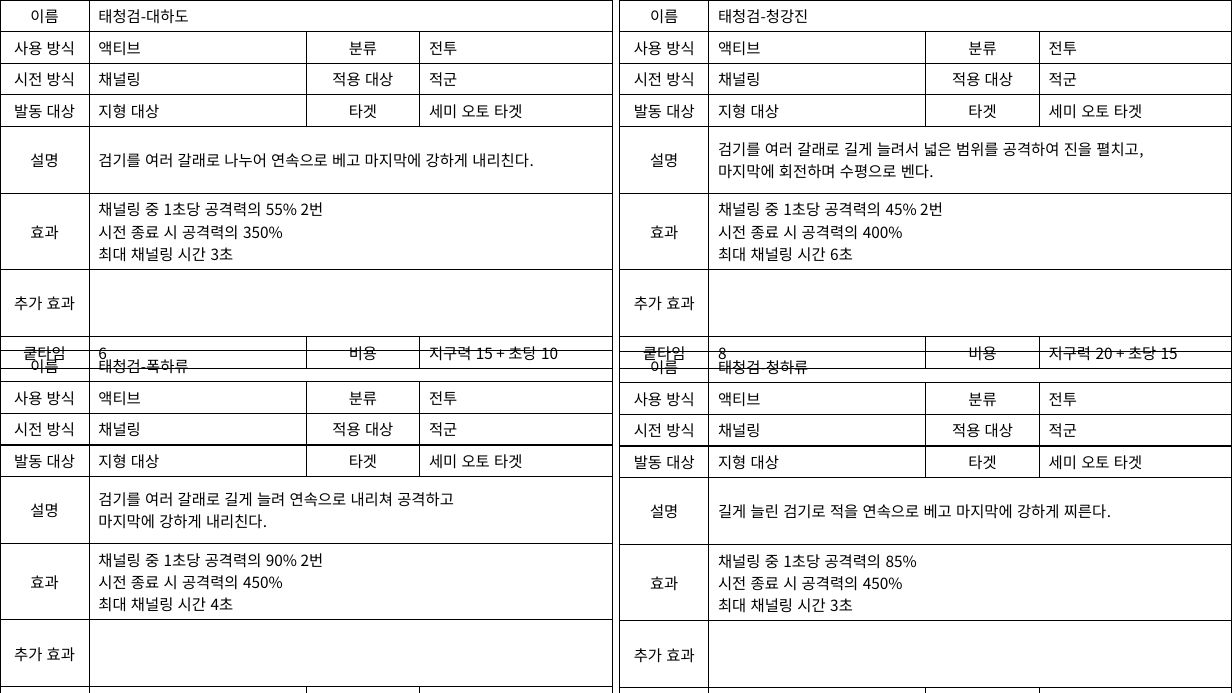
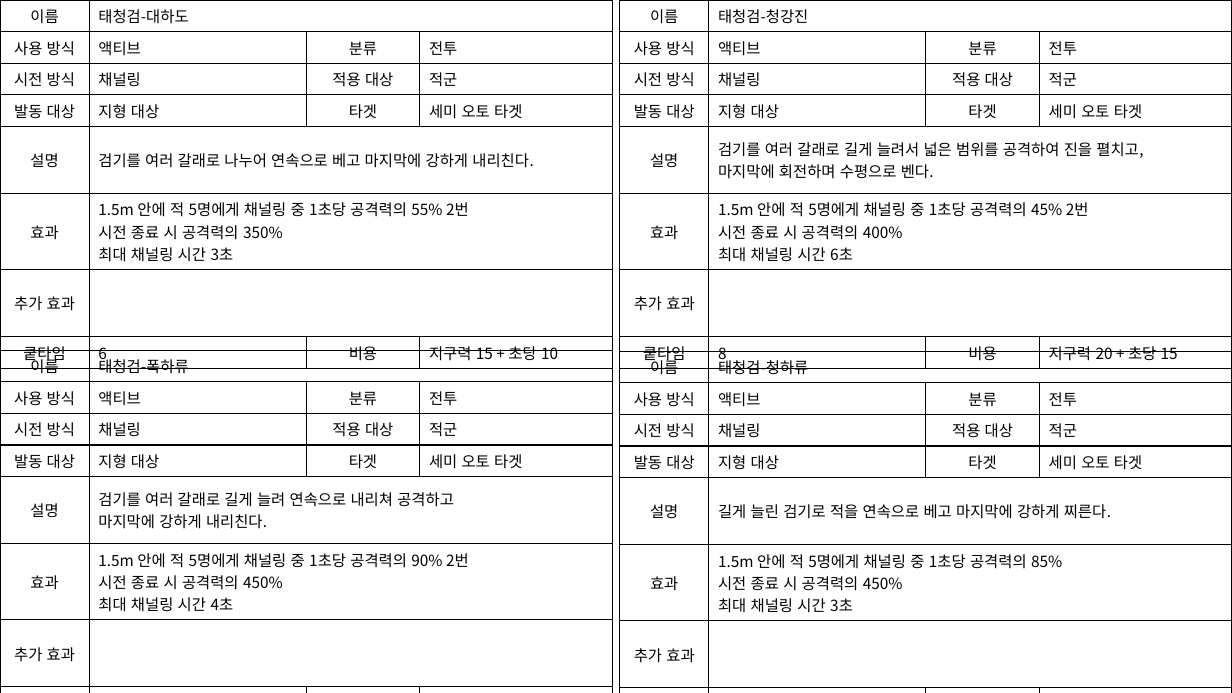
Before and after one commit to yjk0401/unityenginebasic_9th, a slide deck: slide 27 of 기획/방랑엽사전/스킬 기획서.pptx. Drawn at 1232x693 pixels with LibreOffice and Linux fonts; fonts in the diff are those of the drawing. Boxes give left, top, right and bottom in pixels: in the first picture for what was removed or moved away, otherwise in the second. Text is boxed around its words. In the diff, an @@ line names an element or a change of style, - is before the commit and + after.

```diff
--- a/기획/방랑엽사전/스킬 기획서.pptx
+++ b/기획/방랑엽사전/스킬 기획서.pptx
@@ table at <box>0,0,613,367</box> @@
-row 6, column 2: 채널링 중 1초당 공격력의 55% 2번 / 시전 종료 시 공격력의 350% / 최대 채널링 시간 3초
+row 6, column 2: 1.5m 안에 적 5명에게 채널링 중 1초당 공격력의 55% 2번 / 시전 종료 시 공격력의 350% / 최대 채널링 시간 3초
@@ table at <box>620,0,1232,367</box> @@
-row 6, column 2: 채널링 중 1초당 공격력의 45% 2번 / 시전 종료 시 공격력의 400% / 최대 채널링 시간 6초
+row 6, column 2: 1.5m 안에 적 5명에게 채널링 중 1초당 공격력의 45% 2번 / 시전 종료 시 공격력의 400% / 최대 채널링 시간 6초
@@ table at <box>0,350,613,693</box> @@
-row 6, column 2: 채널링 중 1초당 공격력의 90% 2번 / 시전 종료 시 공격력의 450% / 최대 채널링 시간 4초
+row 6, column 2: 1.5m 안에 적 5명에게 채널링 중 1초당 공격력의 90% 2번 / 시전 종료 시 공격력의 450% / 최대 채널링 시간 4초
@@ table at <box>620,351,1232,693</box> @@
-row 6, column 2: 채널링 중 1초당 공격력의 85% / 시전 종료 시 공격력의 450% / 최대 채널링 시간 3초
+row 6, column 2: 1.5m 안에 적 5명에게 채널링 중 1초당 공격력의 85% / 시전 종료 시 공격력의 450% / 최대 채널링 시간 3초
```
Also in this commit, not shown: 21 other slides changed, 7 other files.
